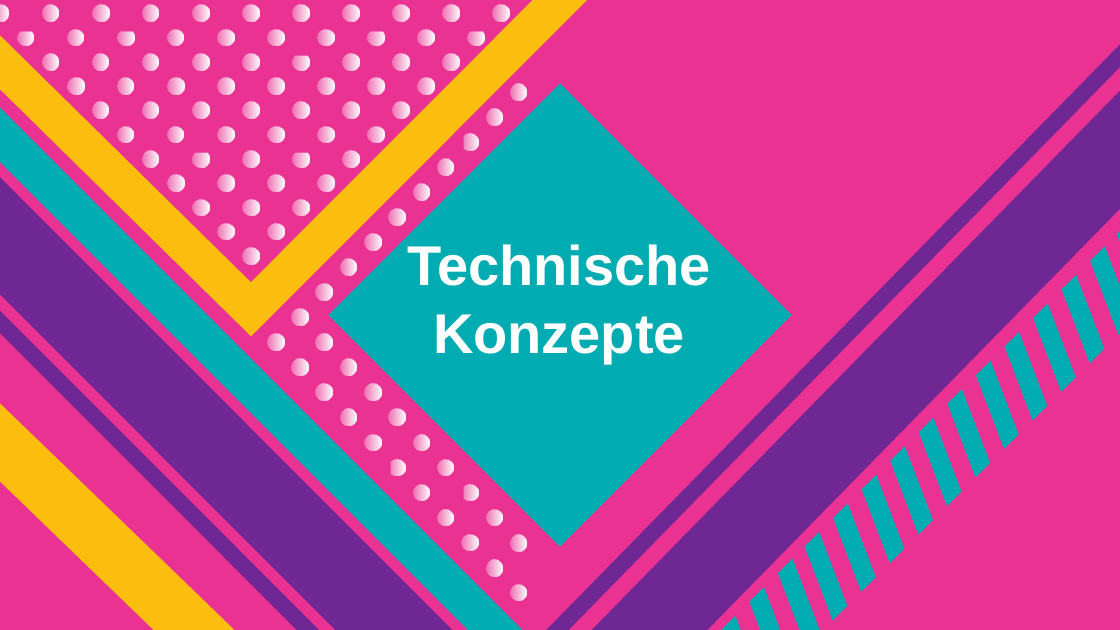
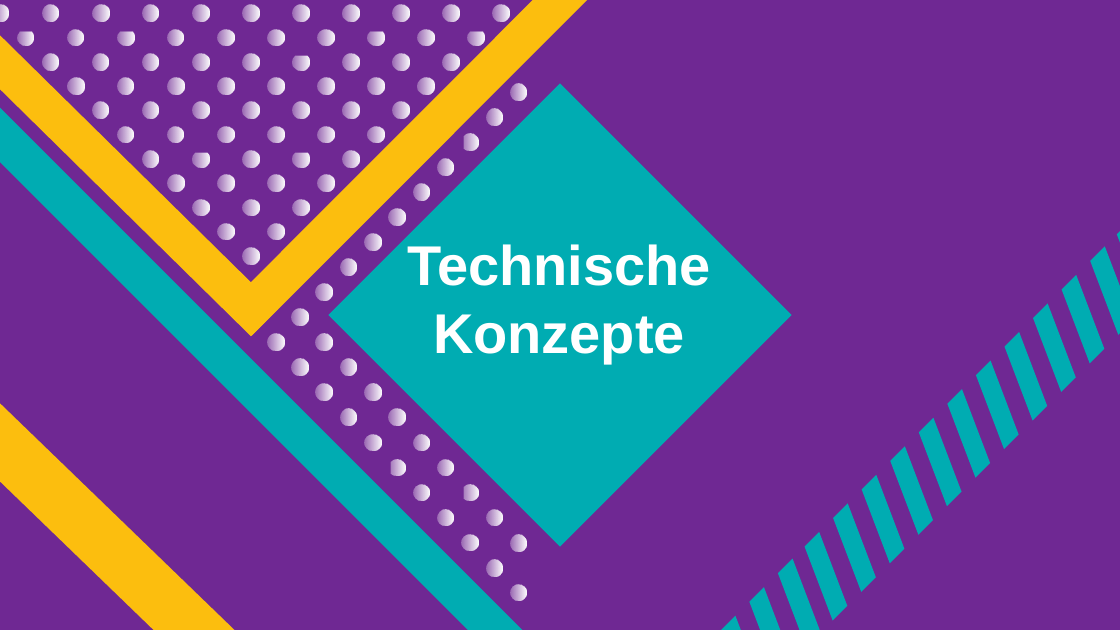
Before and after one commit to Eyssamsh/gui, a slide deck: slide 6 of guiProjekt/downloads/Final Präsentation Mehrsprachigkeit.pptx. Drawn at 1120x630 pixels with LibreOffice and Linux fonts; fonts in the diff are those of the drawing. Boxes give left, top, right and bottom in pixels: in the first picture for what was removed or moved away, otherwise in the second. Text is boxed around its words. In the diff, an @@ line names an element or a change of style, - is before the commit and + after.

```diff
--- a/guiProjekt/downloads/Final Präsentation Mehrsprachigkeit.pptx
+++ b/guiProjekt/downloads/Final Präsentation Mehrsprachigkeit.pptx
@@ background #EA3293 to #6F2893 @@
```
Also in this commit, not shown: 5 other slides changed, 1 other file.
